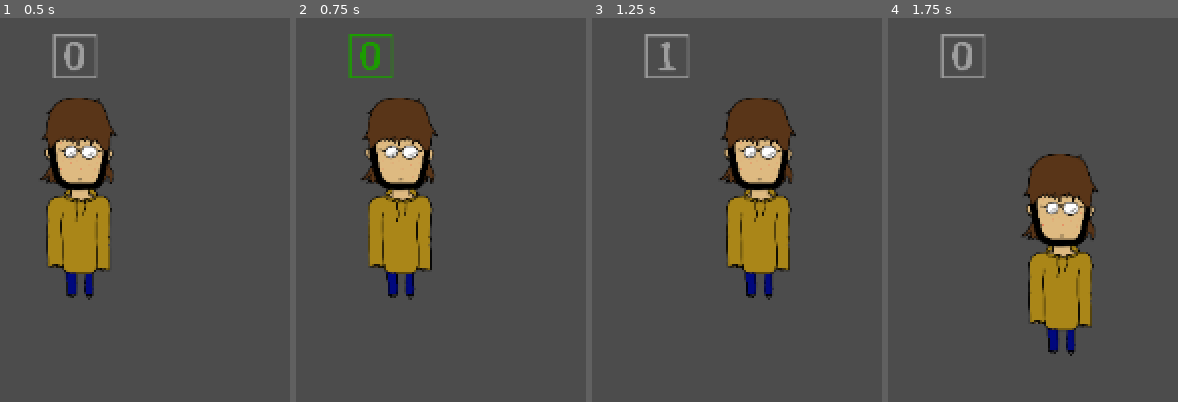
Above: before the commit, frames 1-4 (left to right).
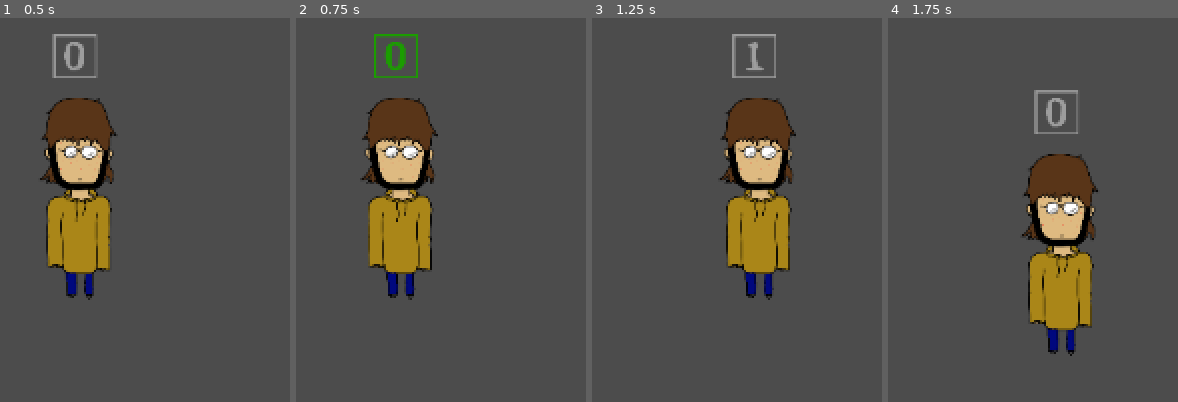
Above: after the commit, the same moments.

Repository: CeylenGames/5thAlakajam
Game: Godot game, scene res://World.tscn
Same seed, same stepped clock (60 frames per second), same inputs: the game is played once before the commit and once after it.
Inputs:
- Up to frame 1 (0.5 s): no input
- Up to frame 2 (0.75 s): tap Enter at 0.5 s; hold Right (ui_right) from 0.53 s (still down); tap Keypad 0 (combo_0) at 0.6 s
- Up to frame 3 (1.25 s): keep holding Right (ui_right)
- Up to frame 4 (1.75 s): release Right (ui_right) at 1.28 s; hold Down (ui_down) from 1.28 s (still down); tap Keypad 1 (combo_1) at 1.35 s

Frame 1 is identical in both runs. In frame 2, 1.0% of the frame differs, in the area x 17-43%, y 4-16%; in frame 3, 1.0%; in frame 4, 1.3%, in the area x 17-66%, y 4-31%.

Commit message:
fix bug combo

Diff:
--- a/Prefabs/Combo.tscn
+++ b/Prefabs/Combo.tscn
@@ -4,7 +4,7 @@
 [ext_resource path="res://images/0.png" type="Texture" id=2]
 [ext_resource path="res://images/1.png" type="Texture" id=3]
 
-[node name="Combo" type="Node" index="0"]
+[node name="Combo" type="Node2D"]
 
 script = ExtResource( 1 )
 Button0 = ExtResource( 2 )
--- a/Prefabs/Player.tscn
+++ b/Prefabs/Player.tscn
@@ -1,9 +1,12 @@
-[gd_scene load_steps=7 format=2]
+[gd_scene load_steps=10 format=2]
 
 [ext_resource path="res://Scripts/Player.gd" type="Script" id=1]
 [ext_resource path="res://images/dos.png" type="Texture" id=2]
 [ext_resource path="res://images/perso.png" type="Texture" id=3]
 [ext_resource path="res://Prefabs/Combo.tscn" type="PackedScene" id=4]
+[ext_resource path="res://Scripts/Combo.gd" type="Script" id=5]
+[ext_resource path="res://images/0.png" type="Texture" id=6]
+[ext_resource path="res://images/1.png" type="Texture" id=7]
 
 [sub_resource type="SpriteFrames" id=2]
 
@@ -25,7 +28,7 @@
 radius = 10.0
 height = 60.0
 
-[node name="Player" type="KinematicBody2D"]
+[node name="Player" type="KinematicBody2D" index="0"]
 
 input_pickable = false
 collision_layer = 1
@@ -48,4 +51,12 @@
 shape = SubResource( 1 )
 _sections_unfolded = [ "Transform" ]
 
-[node name="Combo" parent="." index="2" instance=ExtResource( 4 )]
+[node name="Combo" type="Node2D" parent="." index="2" instance=ExtResource( 4 )]
+
+script = ExtResource( 5 )
+Button0 = ExtResource( 6 )
+Button1 = ExtResource( 7 )
+combo = PoolIntArray( 0, 1, 0 )
+Green = Color( 0.171875, 1, 0, 1 )
+Red = Color( 1, 0, 0, 1 )
+White = Color( 1, 1, 1, 1 )
